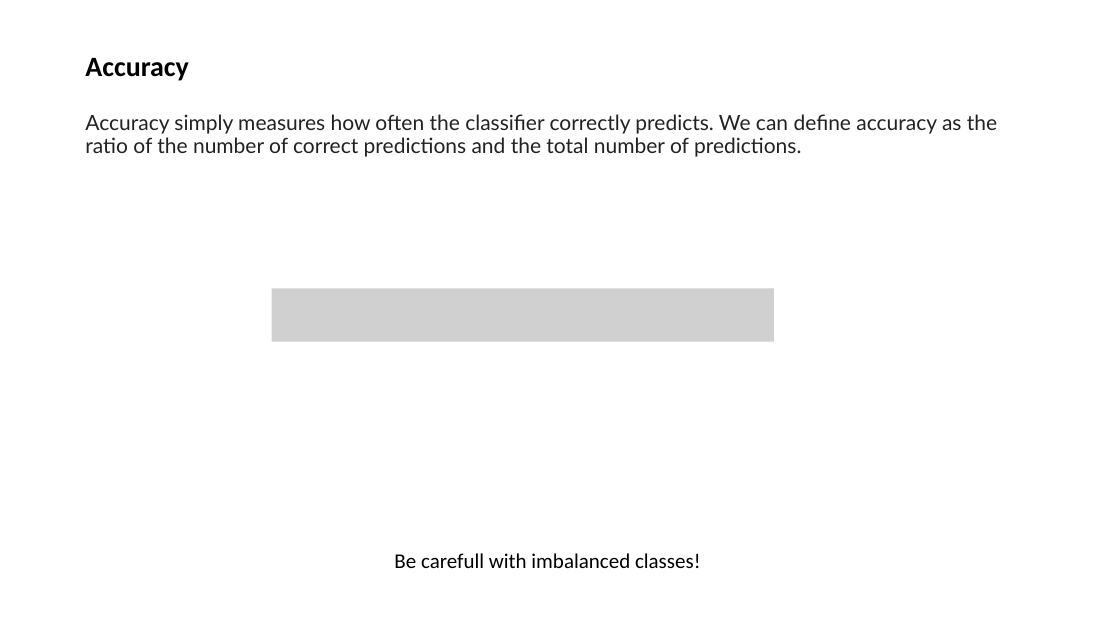
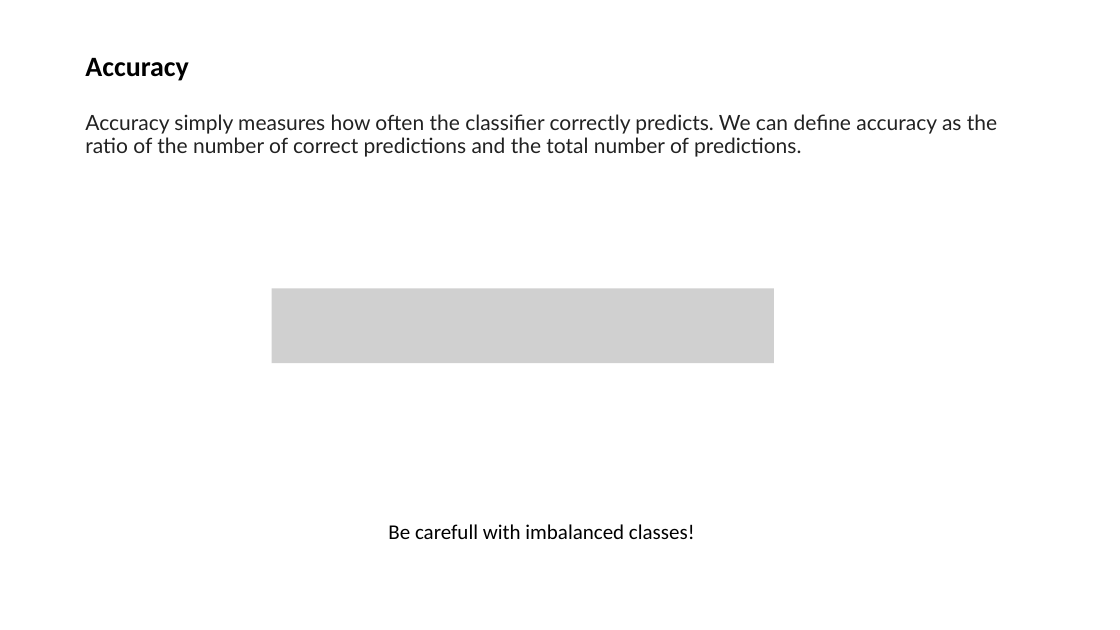
Before and after one commit to MarcoCalbucci/DataAnalytics, a slide deck: slide 17 of PredictiveModeling/Classification/Classification.pptx (slide 11 before the commit). Drawn at 1120x630 pixels with LibreOffice and Linux fonts; fonts in the diff are those of the drawing; grey boxes stand for pictures. Boxes give left, top, right and bottom in pixels: in the first picture for what was removed or moved away, otherwise in the second. Text is boxed around its words. In the diff, an @@ line names an element or a change of style, - is before the commit and + after.

```diff
--- a/PredictiveModeling/Classification/Classification.pptx
+++ b/PredictiveModeling/Classification/Classification.pptx
@@ picture: place and size @@
-picture at [271,288,774,342]
+picture at [271,288,774,363]
@@ text "Be carefull with imbalanced classes!": place and size @@
-text "Be carefull with imbalanced classes!" at [394,553,701,568]
+text "Be carefull with imbalanced classes!" at [388,524,695,539]
```
Also in this commit, not shown: 5 other slides changed, 8 slides added, 1 slide removed.
